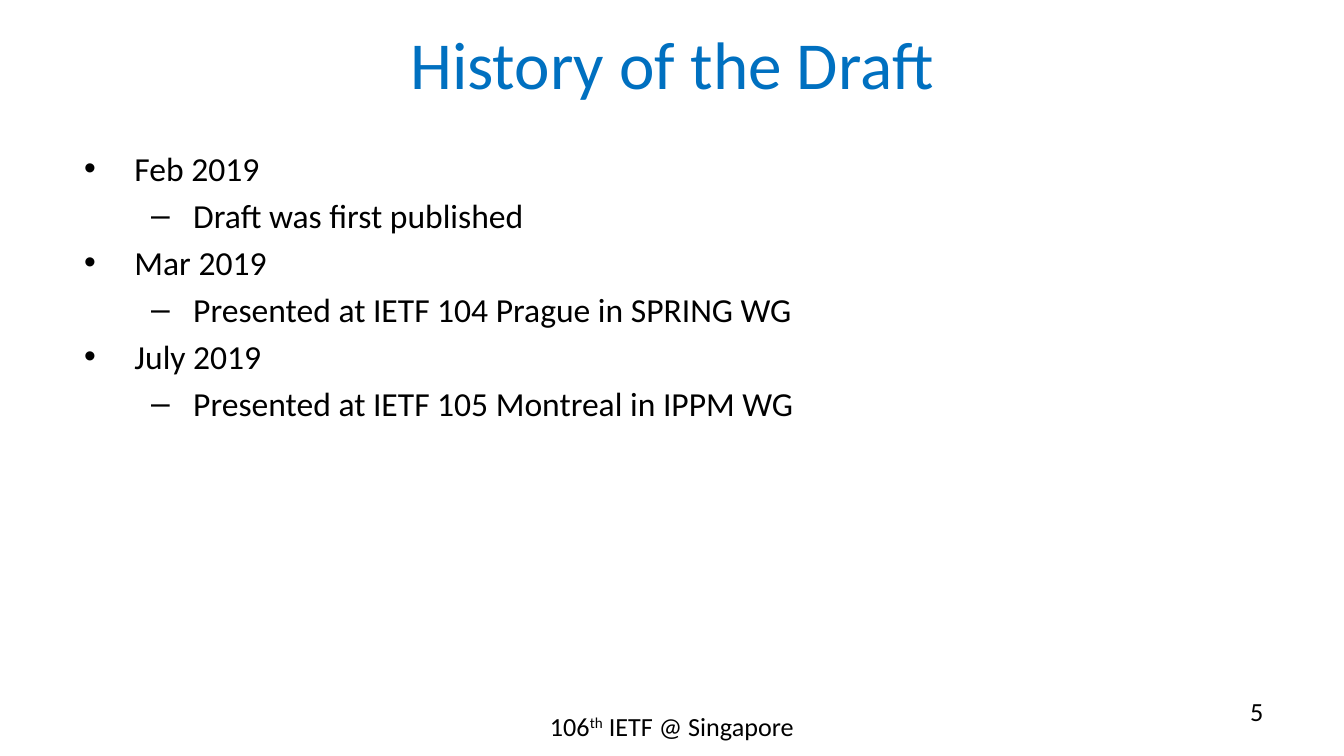
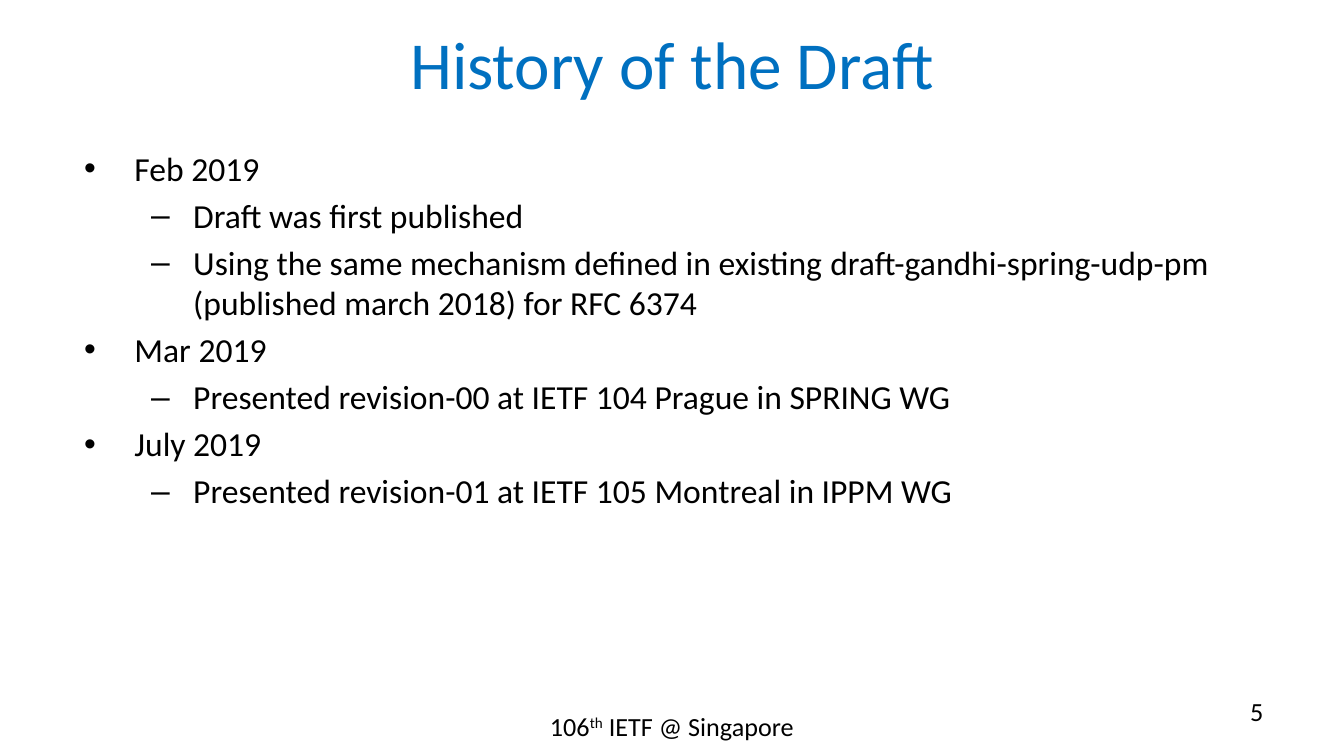
Before and after one commit to rakgandhi/ietf-slides, a slide deck: slide 5 of draft-gandhi-spring-twamp-srpm-02.pptx. Drawn at 1344x756 pixels with LibreOffice and Linux fonts; fonts in the diff are those of the drawing. Boxes give left, top, right and bottom in pixels: in the first picture for what was removed or moved away, otherwise in the second. Text is boxed around its words. In the diff, an @@ line names an element or a change of style, - is before the commit and + after.

```diff
--- a/draft-gandhi-spring-twamp-srpm-02.pptx
+++ b/draft-gandhi-spring-twamp-srpm-02.pptx
@@ text at <box>193,251,1208,321</box>: paragraph added @@
+  – Using the same mechanism defined in existing draft-gandhi-spring-udp-pm (published march 2018) for RFC 6374
@@ text at <box>193,385,950,415</box>: text changed @@
-  – Presented at IETF 104 Prague in SPRING WG
+  – Presented revision-00 at IETF 104 Prague in SPRING WG
@@ text at <box>193,479,952,504</box>: text changed @@
-  – Presented at IETF 105 Montreal in IPPM WG
+  – Presented revision-01 at IETF 105 Montreal in IPPM WG
```
Also in this commit, not shown: 3 other slides changed, 3 slides added.
